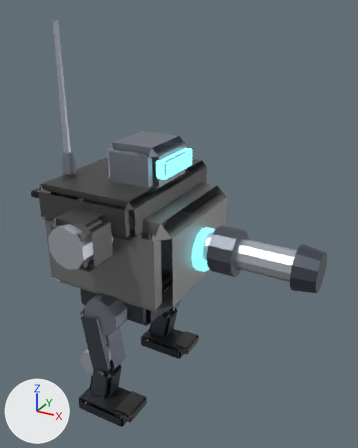
An edit to the glTF model godot/assets/models/commander.glb, drawn before and after from the same camera.
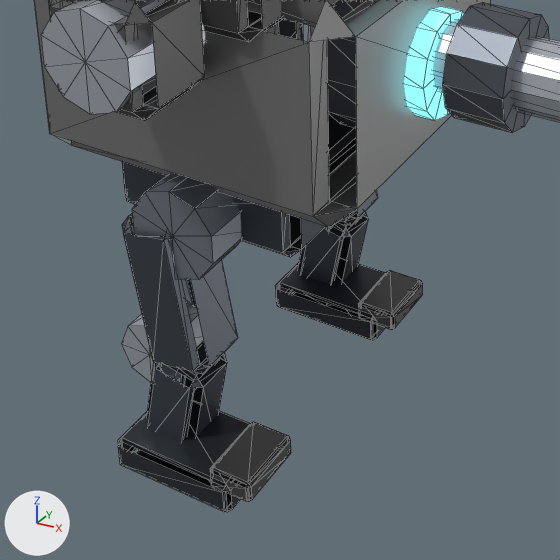
The first picture shows the older version from a 50 mm camera at (36.5, -54.4, 54.4) aimed at (6.5, 0.1, 27.1). The close-ups show the older and then the newer version on the part from 9% to 71% of the width and 50% to 100% of the height of that picture. Only the edits that show in the close-ups are written down. Arrows for +X, +Y and +Z are at lower left; the lights stay in place. The close-ups show mesh edges as thin lines. Vertices at exactly the same position are counted once.

The scene before the commit, as lines of its bpy script (objects in view):
```python
me_bodymesh = bpy.data.meshes.new('bodyMesh')
me_bodymesh.from_pydata(...)  # 708 vertices, 1280 faces; spans x -12.0..11.2, y -15.4..15.4, z -0.3..52.8
me_bodymesh.materials.append(mat_hull)  # grey #8b929c
me_bodymesh.materials.append(mat_hulldark)  # greyish blue #4e545d
me_bodymesh.materials.append(mat_hulllight)  # light grey #c3c9d2
me_bodymesh.materials.append(mat_rubber)  # dark grey #3a3e44
me_bodymesh.materials.append(mat_teamdark)  # dark grey #5a5a5a
me_bodymesh.materials.append(mat_team)  # grey #8f8f8f
me_bodymesh.materials.append(mat_glow)  # cyan #8ef6ff, glowing cyan #8ef6ff
me_bodymesh.materials.append(mat_deck)  # dark grey #33373d
me_bodymesh.materials.append(mat_concrete)  # dark grey #5b6068
me_turretmesh = bpy.data.meshes.new('turretMesh')
me_turretmesh.from_pydata(...)  # 156 vertices, 276 faces; spans x -7.3..26.2, y -5.2..5.2, z -3.5..4.5
# faces by material slot: [44, 88, 48, 48, 48]
me_turretmesh.materials.append(mat_teamdark)  # dark grey #5a5a5a
me_turretmesh.materials.append(mat_hull)  # grey #8b929c
me_turretmesh.materials.append(mat_hulllight)  # light grey #c3c9d2
me_turretmesh.materials.append(mat_concrete)  # dark grey #5b6068
me_turretmesh.materials.append(mat_hulldark)  # greyish blue #4e545d
ob_body = bpy.data.objects.new('body', me_bodymesh)
ob_body.location = (0.0, 0.0, 0.0)
ob_turret = bpy.data.objects.new('turret', me_turretmesh)
ob_turret.location = (0.0, 0.0, 24.9)
```
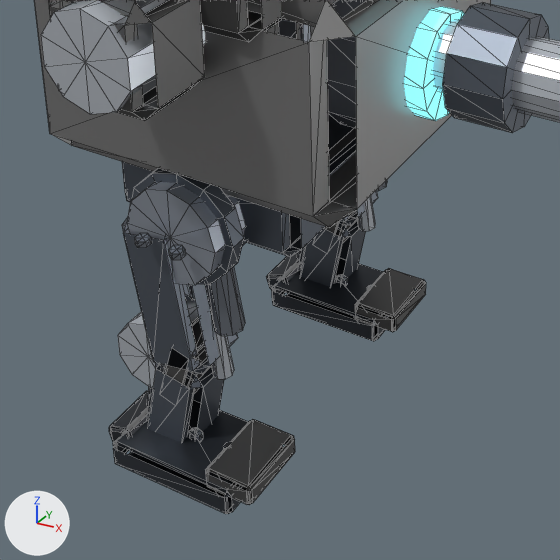
What differs and where, as boxes (x1, y1, x2, y2) in the close-ups (560 x 560 px; the box of a moved part takes in the faces that stretch with it):
'body', reshaped: before (34, 0, 491, 512); after (34, 0, 491, 514)
part 1 of me_bodymesh, added: after (336, 274, 348, 286)
part 2 of me_bodymesh, added: after (168, 245, 186, 260)
part 3 of me_bodymesh, added: after (134, 233, 152, 248)
part 4 of me_bodymesh, added: after (189, 427, 203, 441)
part 5 of me_bodymesh, added: after (118, 295, 204, 388)
part 6 of me_bodymesh, moved or reshaped: before (358, 270, 423, 330); after (355, 268, 426, 332)
part 7 of me_bodymesh, moved or reshaped: before (210, 422, 291, 502); after (205, 419, 295, 505)
part 8 of me_bodymesh, moved or reshaped: before (275, 257, 388, 340); after (272, 257, 389, 341)
part 9 of me_bodymesh, moved or reshaped: before (118, 400, 250, 512); after (113, 400, 248, 514)
part 10 of me_bodymesh, rebuilt: before (132, 174, 242, 280); after (127, 182, 247, 285)
part 11 of me_bodymesh, built on (mostly hidden): before (324, 226, 332, 231); after (266, 180, 387, 289)
part 12 of me_bodymesh, built on: before (121, 300, 204, 384); after (109, 168, 245, 443)
part 13 of me_turretmesh, edited (looks the same): (443, 2, 549, 133) in both

The change, as a diff of the scene's bpy script:
```diff
--- a/godot/assets/models/commander.glb.py
+++ b/godot/assets/models/commander.glb.py
@@ mat_steel @@
+mat_steel = principled_material('Steel')
+mat_steel.base_color = (0.205, 0.227, 0.262)  # grey #7d838c
+mat_steel.metallic = 0.7
+mat_steel.roughness = 0.42
@@ me_bodymesh @@
 # used by ob_body; location = (0.0, 0.0, 0.0)
-me_bodymesh.from_pydata(...)  # 708 vertices, 1280 faces; spans x -12.0..11.2, y -15.4..15.4, z -0.3..52.8
+me_bodymesh.from_pydata(...)  # 1228 vertices, 2192 faces; spans x -12.0..11.2, y -15.4..15.4, z -0.3..52.8
+# me_bodymesh part 1: a new loose piece, a 6-sided cylinder along y spanning x -0.04..0.73, y 6.9..7.21, z 1.62..2.52, in mat_steel (grey #7d838c)
+# me_bodymesh part 2: a new loose piece, a 6-sided cylinder along z spanning x 0.73..1.51, y -11.63..-10.73, z 15.69..16.05, in mat_steel (grey #7d838c)
+# me_bodymesh part 3: a new loose piece, a 6-sided cylinder along z spanning x -1.51..-0.73, y -11.63..-10.73, z 15.69..16.05, in mat_steel (grey #7d838c)
+# me_bodymesh part 4: a new loose piece, a 6-sided cylinder along y spanning x -0.04..0.73, y -9.9..-9.59, z 1.62..2.52, in mat_steel (grey #7d838c)
+# me_bodymesh part 5: a new loose piece, a 10-sided cylinder along y spanning x -4.5..-0.3, y -10.1..-6.7, z 4.7..9.1, in mat_hulllight (light grey #d2d8e0)
+# me_bodymesh part 6: the loose piece of 24 vertices spanning x 2.8..5.5, y 4.8..9.3, z 1.2..2.6 is scaled about its middle by (1.14, 1.08, 1)
+# me_bodymesh part 7: the loose piece of 24 vertices spanning x 2.8..5.5, y -12.0..-7.5, z 1.2..2.6 is scaled about its middle by (1.14, 1.08, 1)
+# me_bodymesh part 8: the loose piece of 24 vertices spanning x -3.6..4.3, y 4.5..9.6, z 0.0..2.1 is scaled about its middle by (1.06, 1.09, 0.833)
+# me_bodymesh part 9: the loose piece of 24 vertices spanning x -3.6..4.3, y -12.3..-7.2, z 0.0..2.1 is scaled about its middle by (1.06, 1.09, 0.833)
+# me_bodymesh part 10: the loose piece of 24 vertices spanning x -2.6..2.6, y -10.1..-6.7, z 13.1..18.6 is rebuilt with 28 vertices and now spans x -2.9..2.9, y -10.3..-6.5, z 12.9..18.8
+# me_bodymesh part 11: 18 vertices removed from x -4.5..-0.3, y 6.8..10.0, z 4.8..9.0; 126 vertices added at x -4.7..3.5, y 5.2..10.5, z 0.8..19.3
+# me_bodymesh part 12: 18 vertices removed from x -4.5..-0.3, y -10.0..-6.8, z 4.8..9.0; 126 vertices added at x -4.7..3.5, y -11.6..-6.3, z 0.8..19.3
+# other edits to the shape of me_bodymesh do not show in these pictures
 me_bodymesh.materials.append(mat_hull)
@@ me_bodymesh @@
 me_bodymesh.materials.append(mat_concrete)
+me_bodymesh.materials.append(mat_steel)  # grey #7d838c
@@ me_turretmesh @@
 me_turretmesh.from_pydata(...)  # 156 vertices, 276 faces; spans x -7.3..26.2, y -5.2..5.2, z -3.5..4.5
 # used by ob_turret; location = (0.0, 0.0, 24.9)
+# me_turretmesh part 13: 48 faces spanning x 12.4..15.7, y -3.1..3.1, z -3.1..3.1 switch from mat_concrete (dark grey #5b6068) to mat_hulldark (grey #5f6670)
 me_turretmesh.materials.append(mat_teamdark)
```
